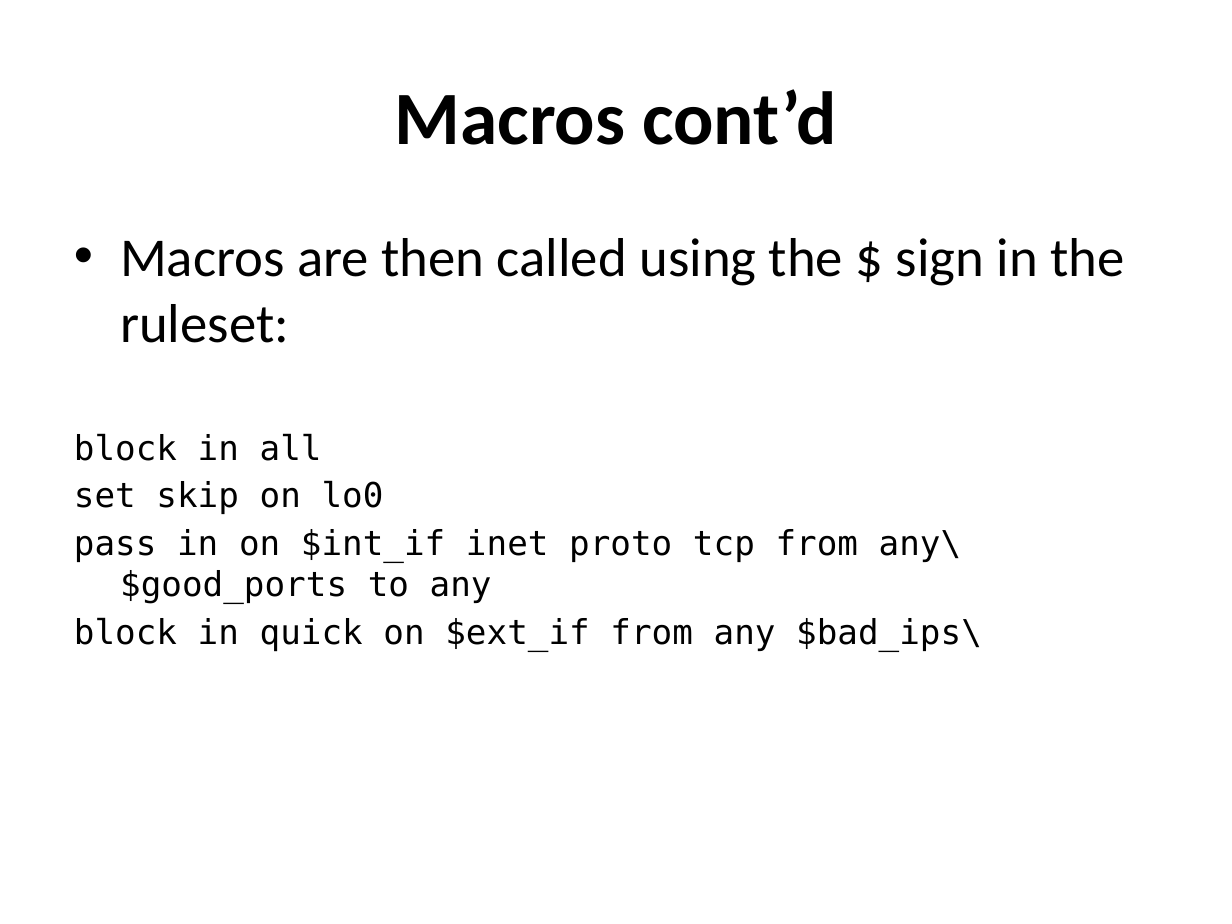
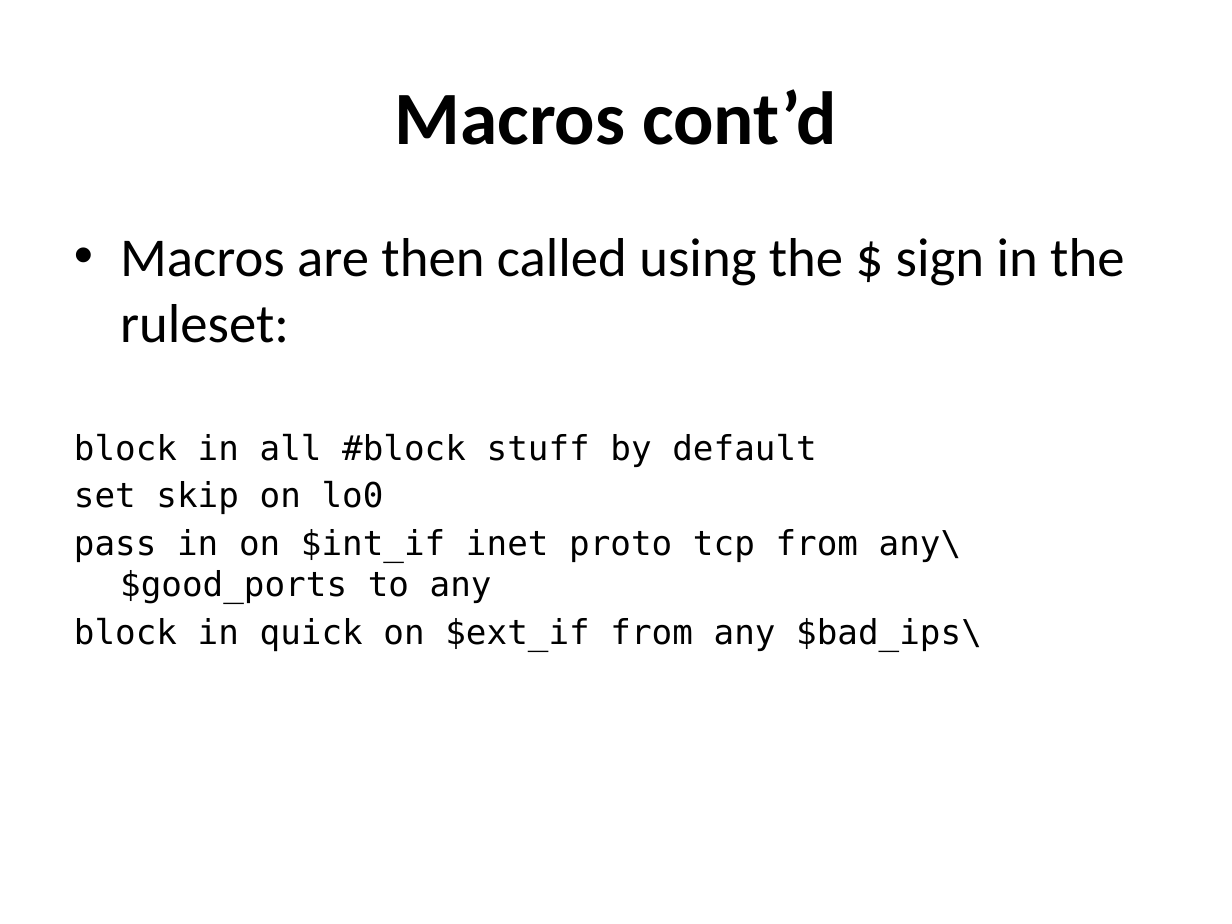
Before and after one commit to afnog/sse, a slide deck: slide 23 of firewalls/Firewalling in FreeBSD-v1.pptx. Drawn at 1232x924 pixels with LibreOffice and Linux fonts; fonts in the diff are those of the drawing. Boxes give left, top, right and bottom in pixels: in the first picture for what was removed or moved away, otherwise in the second. Text is boxed around its words. In the diff, an @@ line names an element or a change of style, - is before the commit and + after.

```diff
--- a/firewalls/Firewalling in FreeBSD-v1.pptx
+++ b/firewalls/Firewalling in FreeBSD-v1.pptx
@@ text at box(74, 433, 816, 467): text changed @@
-block in all
+block in all #block stuff by default
```
Also in this commit, not shown: 2 other slides changed.
